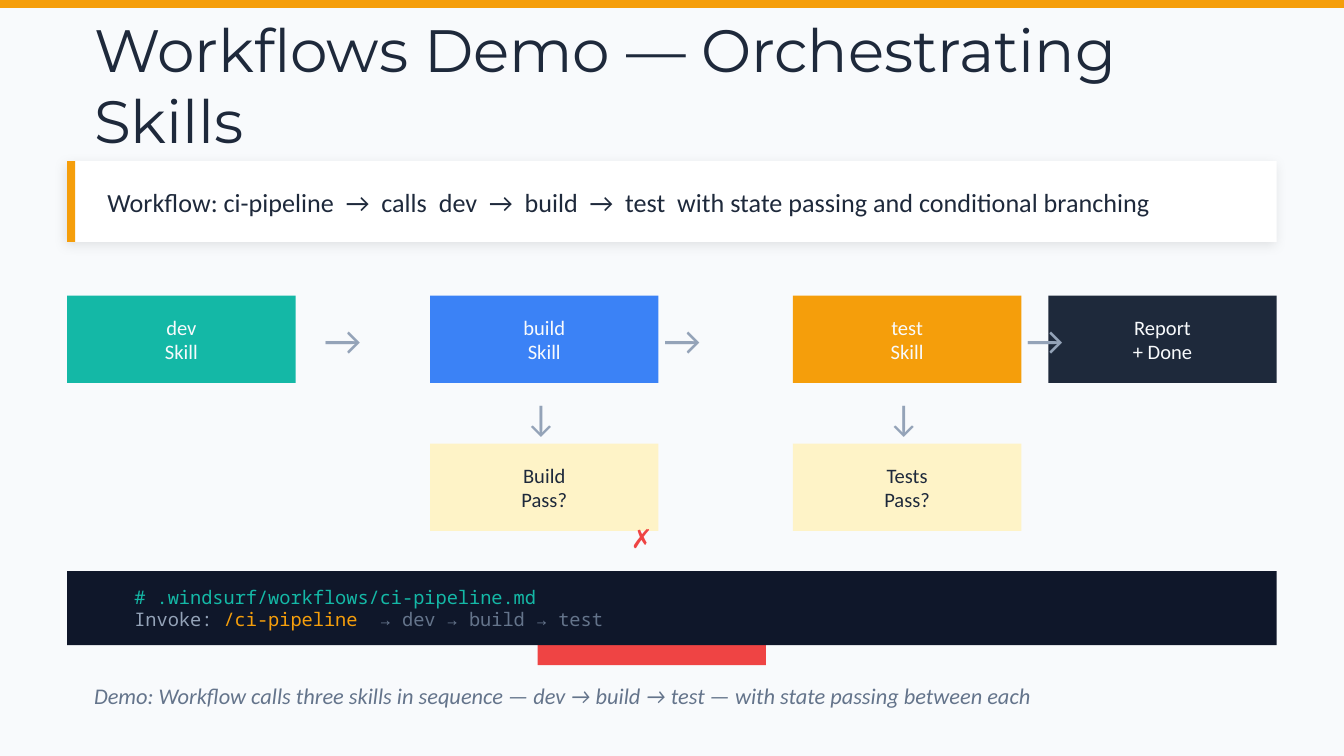
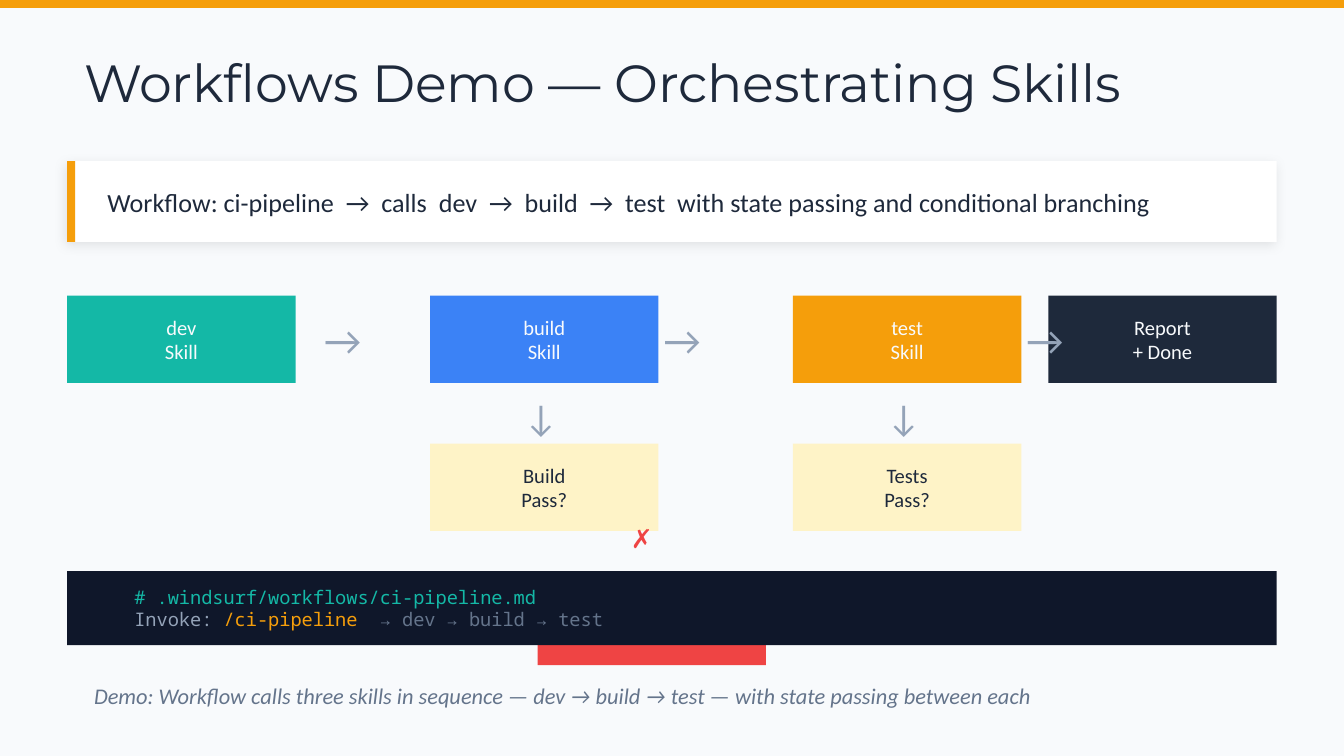
Before and after one commit to chenkunyuan/ai-tools-intro-sharing, a slide deck: slide 10 of AI_Getting_Started_with_AI_Tools.pptx. Drawn at 1344x756 pixels with LibreOffice and Linux fonts; fonts in the diff are those of the drawing. Boxes give left, top, right and bottom in pixels: in the first picture for what was removed or moved away, otherwise in the second. Text is boxed around its words. In the diff, an @@ line names an element or a change of style, - is before the commit and + after.

Commit message:
feat: add MCP demo config and update docs

```diff
--- a/AI_Getting_Started_with_AI_Tools.pptx
+++ b/AI_Getting_Started_with_AI_Tools.pptx
@@ text "Workflows Demo — Orchestrating Skills": place and size @@
-text "Workflows Demo — Orchestrating Skills" at (94,27,1116,144)
+text "Workflows Demo — Orchestrating Skills" at (84,63,1121,113)
@@ text "Workflows Demo — Orchestrating Skills" at (84,63,1121,113): size 32 to 28 pt @@
```
Also in this commit, not shown: 6 other slides changed, 4 other files.
